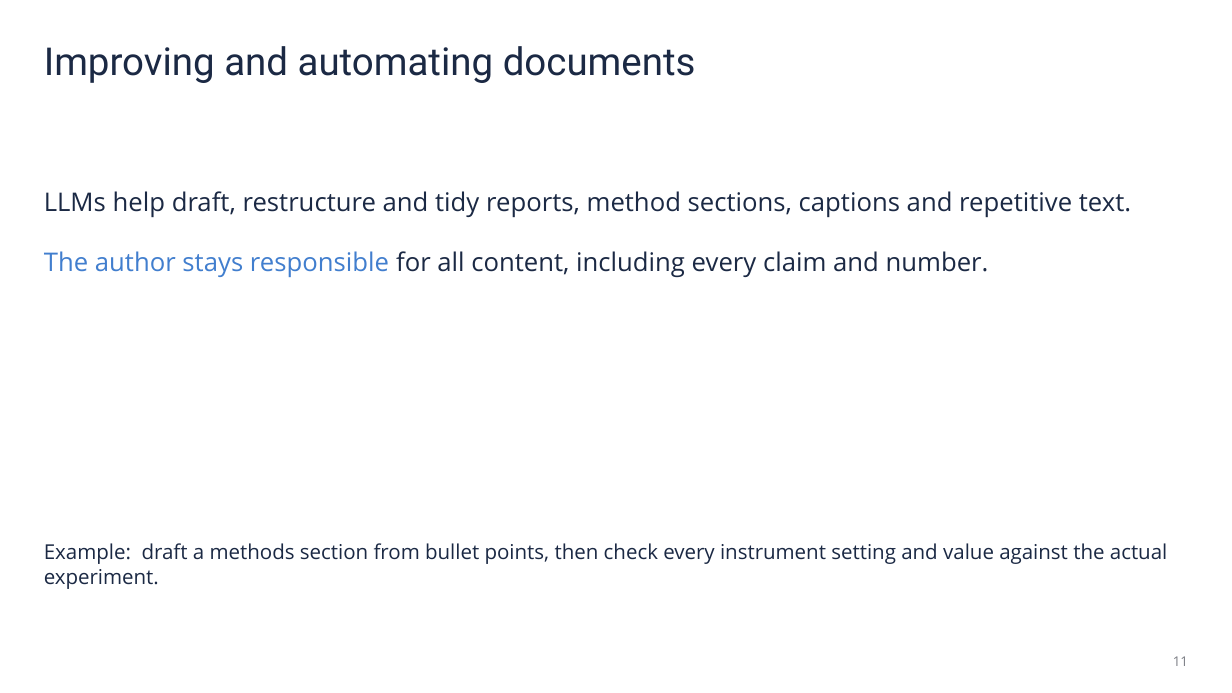
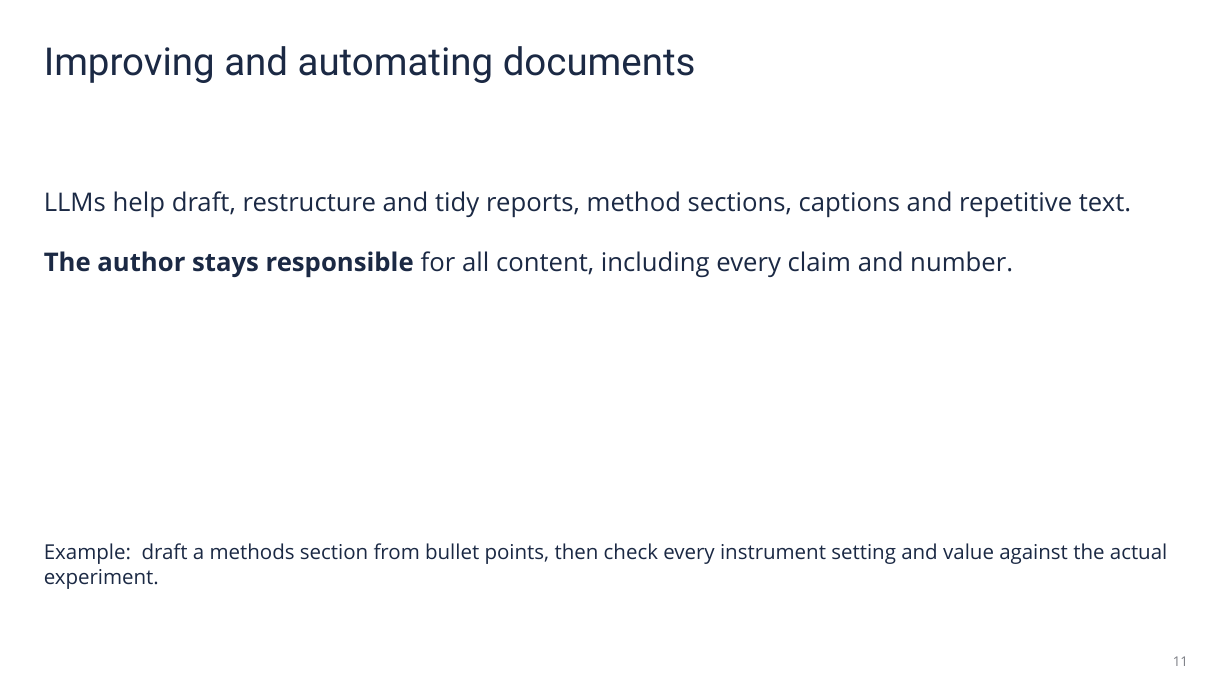
Before and after one commit to CompOmics/ML_AI_Analytical_Chemistry_Course, a slide deck: slide 8 of 05_LLM_Tools/slides/5_3_Part5_LLM_slides.pptx. Drawn at 1232x693 pixels with LibreOffice and Linux fonts; fonts in the diff are those of the drawing. Boxes give left, top, right and bottom in pixels: in the first picture for what was removed or moved away, otherwise in the second. Text is boxed around its words. In the diff, an @@ line names an element or a change of style, - is before the commit and + after.

```diff
--- a/05_LLM_Tools/slides/5_3_Part5_LLM_slides.pptx
+++ b/05_LLM_Tools/slides/5_3_Part5_LLM_slides.pptx
@@ text at (44,251,1013,277): text colour #417ECE to #1B2944, bold on in "The author stays responsible" @@
```
Also in this commit, not shown: 5 other slides changed.
